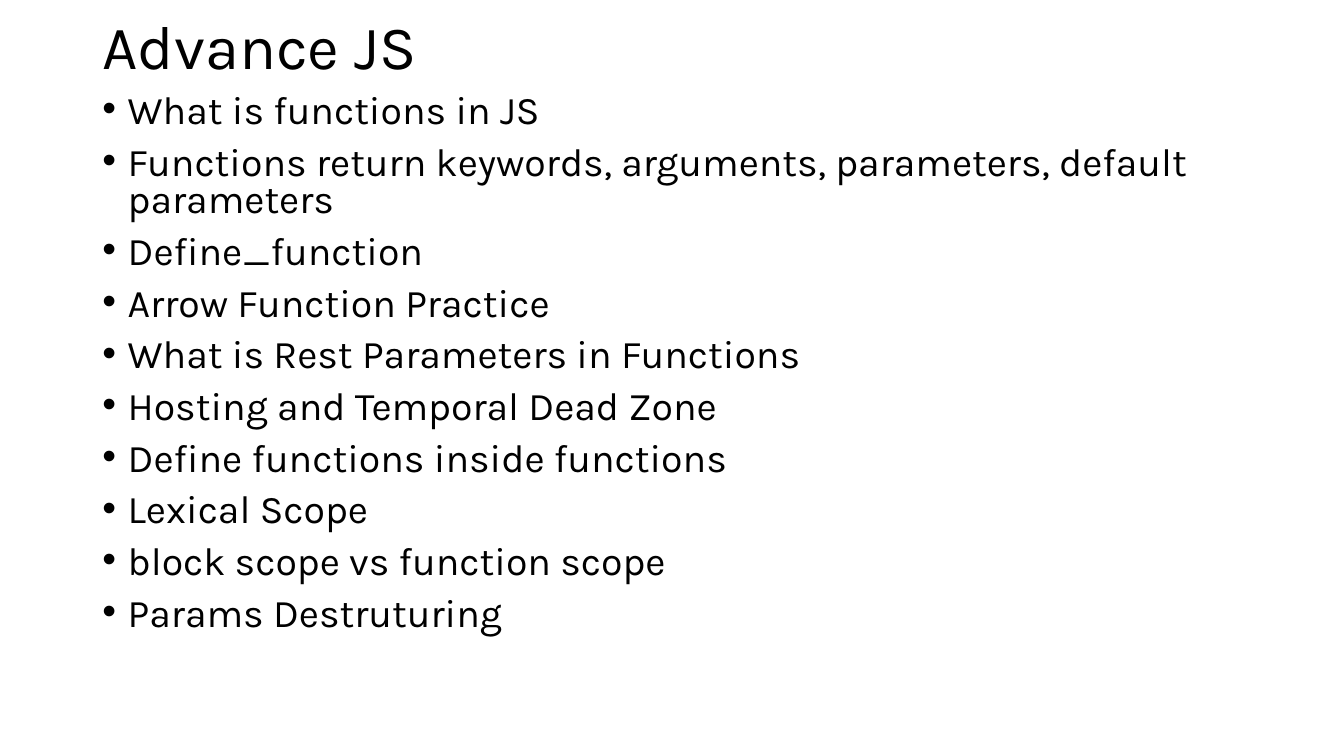
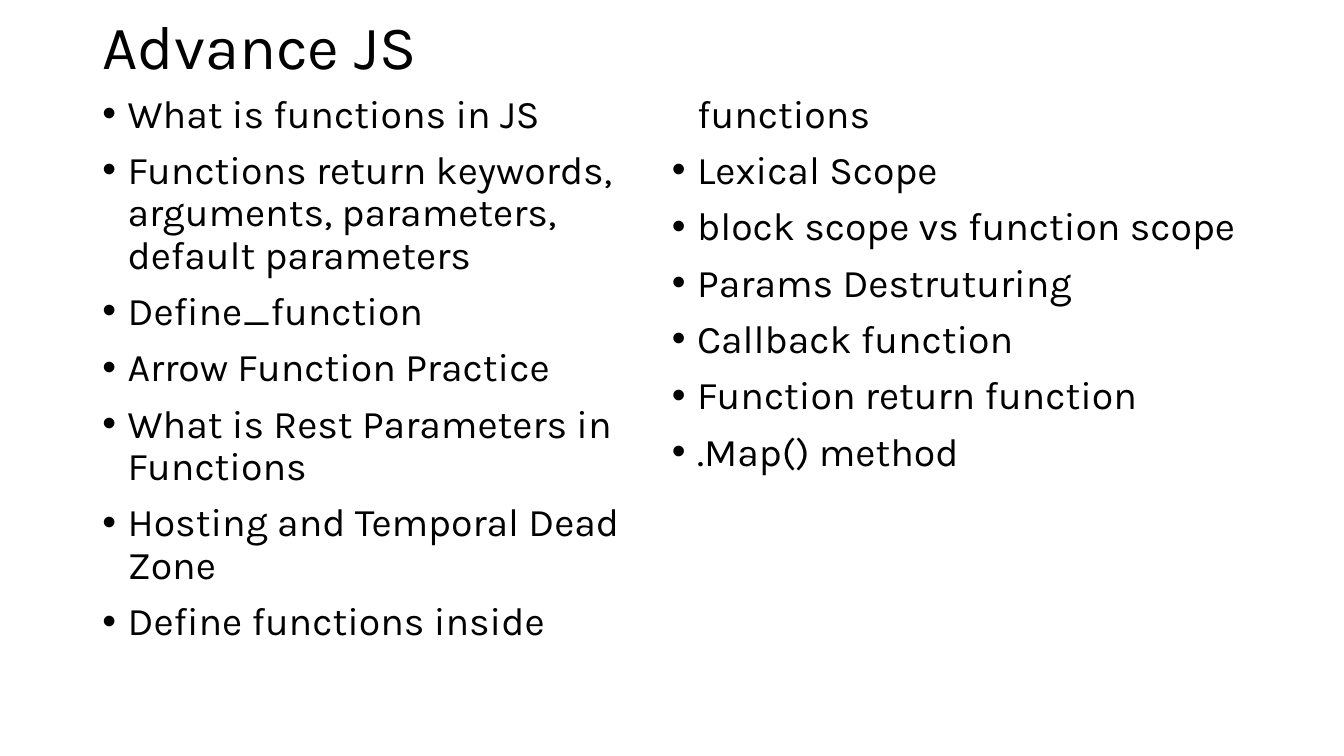
Before and after one commit to PiyushChaturvedii/Batch06, a slide deck: slide 5 of JS/JavaScript.pptx. Drawn at 1344x756 pixels with LibreOffice and Linux fonts; fonts in the diff are those of the drawing. Boxes give left, top, right and bottom in pixels: in the first picture for what was removed or moved away, otherwise in the second. Text is boxed around its words. In the diff, an @@ line names an element or a change of style, - is before the commit and + after.

```diff
--- a/JS/JavaScript.pptx
+++ b/JS/JavaScript.pptx
@@ text "What is functions in JS" at bbox=[128, 101, 1235, 636]: columns 1 to 2 @@
@@ text at bbox=[128, 101, 1235, 636]: line spacing 0.8 to 0.9 @@
@@ text at bbox=[697, 326, 1137, 476]: paragraphs added @@
+• Callback function
+• Function return function
+• .Map() method
```
Also in this commit, not shown: 4 other files.
